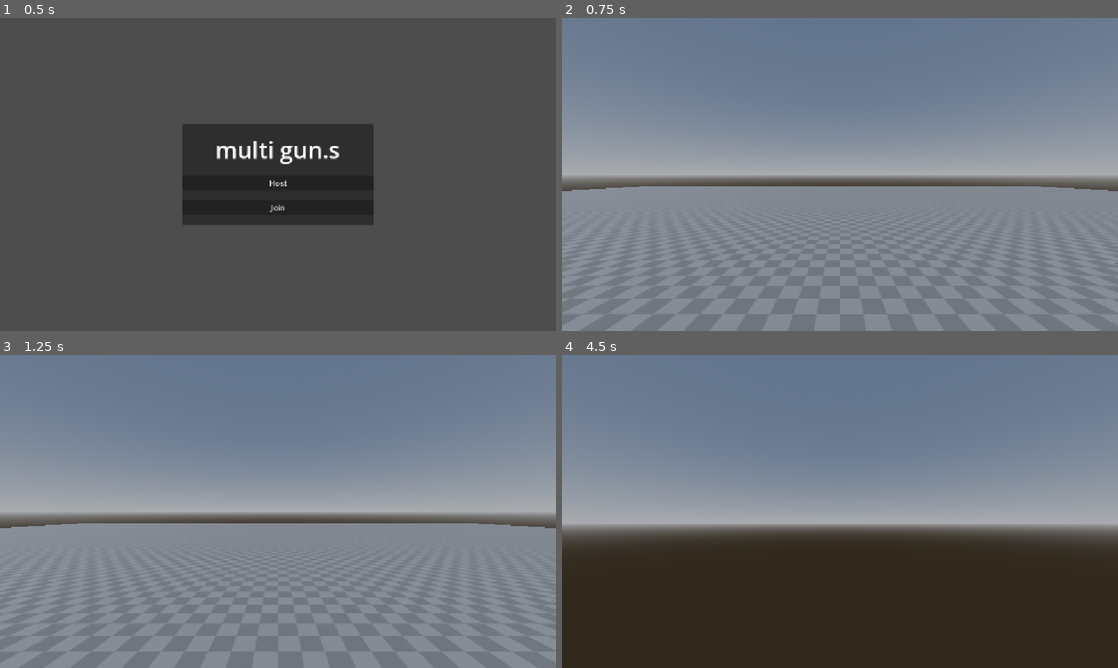
Above: before the commit, frames 1-4 (two rows, left to right).
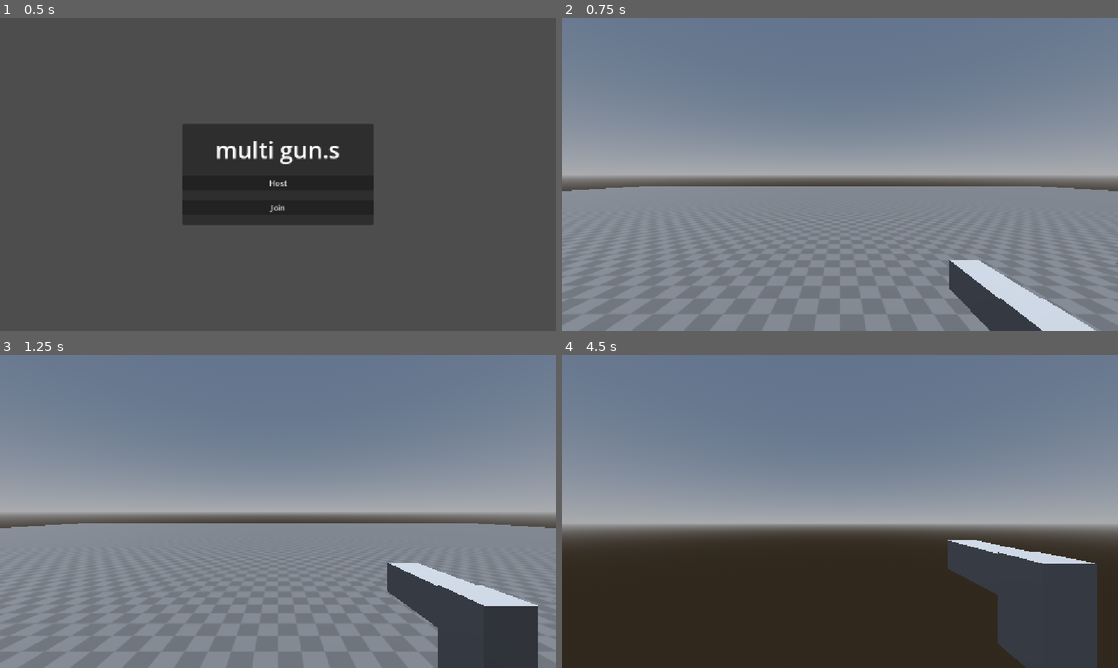
Above: after the commit, the same moments.

Repository: pfoury/multi-gun.s
Game: Godot game, scene res://scenes/main.tscn
The game is run twice, just before and just after one commit, with the same random seed, the same clock (stepped at 60 frames per second) and the same inputs.
Inputs (mouse positions are in pixels of both pictures, inside the frame that each line leads up to):
- Up to frame 1 (0.5 s): no input
- Up to frame 2 (0.75 s): click "Host" at 0.5 s
- Up to frame 3 (1.25 s): no input
- Up to frame 4 (4.5 s): move the mouse to (867, 511) at 1.27 s; hold ` (spawn) 1.28-2.03 s; hold W (move_forward) from 1.28 s (still down); tap Space (jump) at 1.52, 2.27, 3.77 s; move the mouse to (812, 511) at 2.02 s; tap Ctrl (crouch) at 2.1 s; tap ` (spawn) at 2.3, 3.6 s; move the mouse to (851, 505) at 2.77 s; hold ` (spawn) 2.78-3.53 s; move the mouse to (834, 517) at 3.52 s; move the mouse to (878, 514) at 4.27 s; hold Ctrl (crouch) from 4.28 s (still down)

Frame 1 is identical in both runs. In frame 2, 3.1% of the frame differs, in the area x 69-96%, y 77-100%; in frame 3, 5.9%; in frame 4, 7.5%, in the area x 69-97%, y 59-100%.

Commit message:
Implement creation of weapons on all clients
With this commit guns are now properly shown on all clients

Diff:
--- a/scenes/main.tscn
+++ b/scenes/main.tscn
@@ -4,6 +4,7 @@
 [ext_resource type="Texture2D" uid="uid://djjm1b6hgu074" path="res://common/textures/Prototype_Grid_Gray_07-256x256.png" id="1_o5qli"]
 [ext_resource type="PackedScene" uid="uid://1pbxshbpwk1v" path="res://scenes/player.tscn" id="2_sugp2"]
 [ext_resource type="PackedScene" uid="uid://kr7f1bd47iji" path="res://scenes/testobject.tscn" id="3_jyhfs"]
+[ext_resource type="PackedScene" uid="uid://bxmrs4l4l1xbm" path="res://scenes/weapons/pistol.tscn" id="4_tbgi4"]
 
 [sub_resource type="ProceduralSkyMaterial" id="ProceduralSkyMaterial_sugp2"]
 sky_horizon_color = Color(0.66224277, 0.6717428, 0.6867428, 1)
@@ -49,6 +50,7 @@
 script = ExtResource("1_0wfyh")
 player_scene = ExtResource("2_sugp2")
 testobject_scene = ExtResource("3_jyhfs")
+pistol_scene = ExtResource("4_tbgi4")
 
 [node name="WorldEnvironment" type="WorldEnvironment" parent="." unique_id=180801174]
 environment = SubResource("Environment_tbgi4")
--- a/scenes/player.tscn
+++ b/scenes/player.tscn
@@ -24,9 +24,15 @@
 properties/3/path = NodePath("Pivot:scale")
 properties/3/spawn = true
 properties/3/replication_mode = 1
-properties/4/path = NodePath("CameraPivot/FPCamera:position")
+properties/4/path = NodePath("CameraPivot:position")
 properties/4/spawn = true
 properties/4/replication_mode = 1
+properties/5/path = NodePath("Guns:position")
+properties/5/spawn = true
+properties/5/replication_mode = 1
+properties/6/path = NodePath("Guns:rotation")
+properties/6/spawn = true
+properties/6/replication_mode = 1
 
 [node name="Player" type="CharacterBody3D" unique_id=698292562 groups=["Player"]]
 collision_layer = 0
@@ -51,5 +57,11 @@
 transform = Transform3D(1, 0, 0, 0, 1, 0, 0, 0, 1, 0, 0, -0.44674373)
 mesh = SubResource("BoxMesh_ogq8d")
 
+[node name="Guns" type="Node3D" parent="." unique_id=1911503761]
+
 [node name="MultiplayerSynchronizer" type="MultiplayerSynchronizer" parent="." unique_id=1655868707]
 replication_config = SubResource("SceneReplicationConfig_qhqgy")
+
+[node name="MultiplayerSpawner" type="MultiplayerSpawner" parent="." unique_id=1042724857]
+_spawnable_scenes = PackedStringArray("uid://bxmrs4l4l1xbm")
+spawn_path = NodePath("../Guns")
--- a/scripts/FirstPersonCamera.gd
+++ b/scripts/FirstPersonCamera.gd
@@ -1,6 +1,6 @@
 extends Camera3D
 
-@export var mouse_sensitivity: Vector2 = Vector2(2.0, 2.0)
+@export var mouse_sensitivity : Vector2 = Vector2(2.0, 2.0)
 
 @onready var camera_pivot = $".."
 @onready var player = $"../.."
--- a/scripts/mainGame.gd
+++ b/scripts/mainGame.gd
@@ -4,6 +4,7 @@
 
 @export var player_scene : PackedScene
 @export var testobject_scene : PackedScene
+@export var pistol_scene : PackedScene
 
 # Folders
 @onready var players_folder := $Players
@@ -42,6 +43,8 @@
 	player.name = str(peer_id)
 
 	players_folder.add_child(player)
+	print("меня звать ", peer_id, " и я был создан!")
+	rpc("create_weapon", peer_id)
 
 
 func add_test_object(result) -> void:
@@ -67,3 +70,13 @@
 		testobject.name = "testObject" + str(objects_folder.get_child_count())
 
 		objects_folder.add_child(testobject)
+
+@rpc("call_local", "any_peer", "reliable")
+func create_weapon(data) -> void:
+	print("создается пушка..")
+	print(data)
+	var player = players_folder.get_node(str(data))
+	var pistol = pistol_scene.instantiate()
+
+	print(players_folder.get_children())
+	player.guns_folder.add_child(pistol)
--- a/scripts/player.gd
+++ b/scripts/player.gd
@@ -7,11 +7,15 @@
 
 @export var testobject_scene : PackedScene
 
-@onready var first_person_camera := $CameraPivot/FPCamera
 @onready var main_scene := get_tree().current_scene
+# Player's camera
+@onready var camera_pivot := $CameraPivot
+@onready var first_person_camera := camera_pivot.find_child("FPCamera")
 # Player's model
 @onready var player_mesh := $Pivot
 @onready var player_collision := $CollisionShape3D
+# Weapons' folder
+@onready var guns_folder := $Guns
 
 var player_speed: float = SPEED
 var is_crouching: bool
@@ -57,10 +61,12 @@
 	if not is_multiplayer_authority(): return
 
 	global_rotation.y = first_person_camera.global_rotation.y
+	guns_folder.rotation.y -= first_person_camera.rotation.y
 	first_person_camera.rotation.y = 0
 
 	move_and_slide()
 	update_player_height(delta)
+	update_guns_transform(delta)
 
 
 func _input(event: InputEvent) -> void:
@@ -94,4 +100,9 @@
 
 
 func update_player_camera(delta) -> void:
-	first_person_camera.position.y = lerp(first_person_camera.position.y, player_collision.shape.height / 4, delta * 20)
+	camera_pivot.position.y = lerp(camera_pivot.position.y, player_collision.shape.height / 4, delta * 20)
+
+
+func update_guns_transform(delta) -> void:
+	guns_folder.position = lerp(guns_folder.position, camera_pivot.position, delta * 5)
+	guns_folder.rotation = lerp(guns_folder.rotation, first_person_camera.rotation, delta * 25)
--- a/weapon_class.gd
+++ b/weapon_class.gd
@@ -3,14 +3,14 @@
 class_name Weapon extends StaticBody3D
 
 # Standard values for weapon
-@export var damage: float = 10.0
-@export var fire_speed: float = 0.2
-@export var fire_type: Array = ["semi", "burst", "auto"]
-@export var reload_speed: float = 1.0
-@export var player_speed_multiplier: float = 1.0
-@export var recoil_strength: float = 2.0
-@export var max_ammo: int = 12
-@export var is_scopable: bool = true
+@export var damage : float = 10.0
+@export var fire_speed : float = 0.2
+@export var fire_type : Array = ["semi", "burst", "auto"]
+@export var reload_speed : float = 1.0
+@export var player_speed_multiplier : float = 1.0
+@export var recoil_strength : float = 2.0
+@export var max_ammo : int = 12
+@export var is_scopable : bool = true
 
 @onready var animations = $AnimationPlayer
 @onready var weapon_pivot = $Pivot
